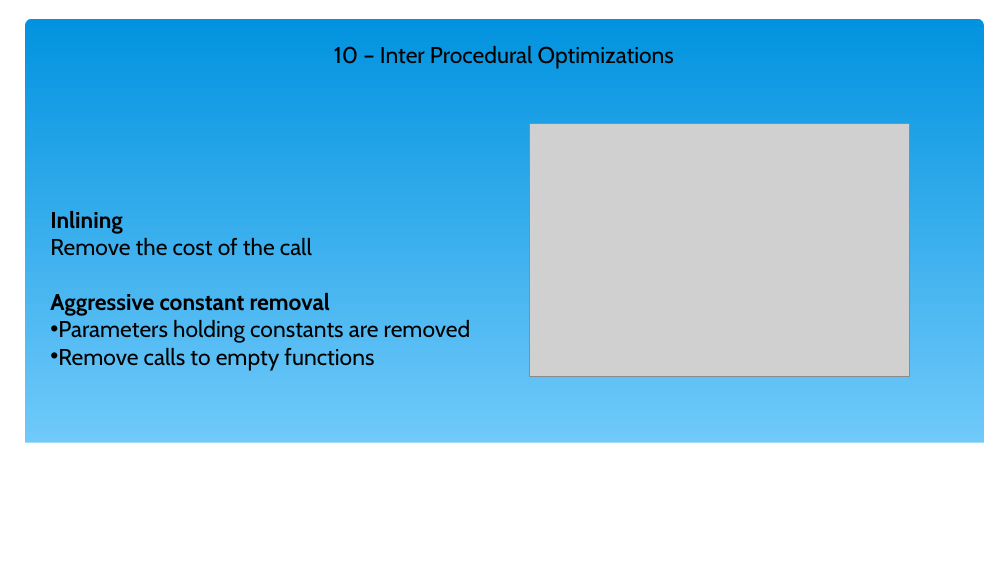
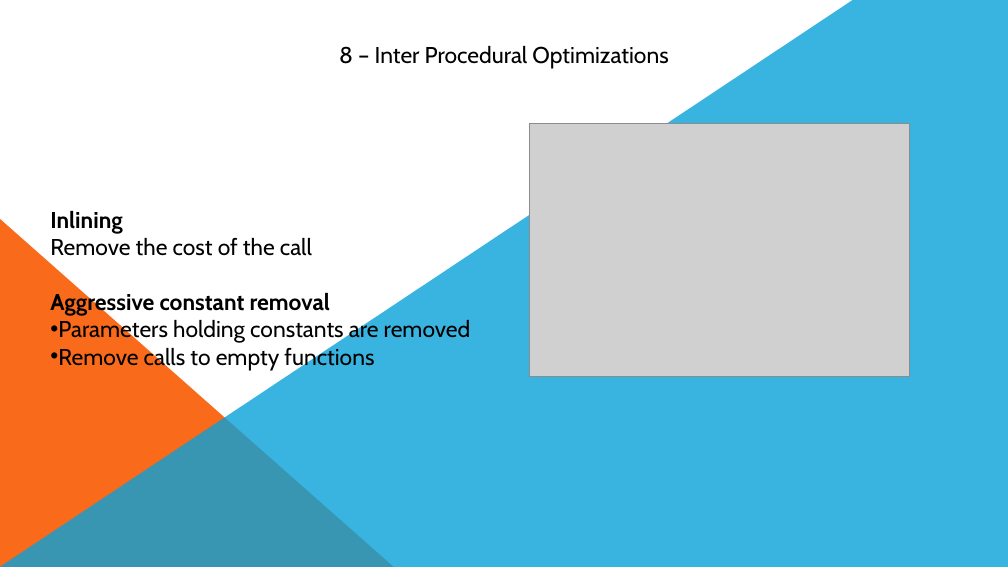
Before and after one commit to ciplogic/CodeRefractor, a slide deck: slide 10 of Documentation/Slides_final.pptx (slide 11 before the commit). Drawn at 1008x567 pixels with LibreOffice and Linux fonts; fonts in the diff are those of the drawing; grey boxes stand for pictures. Boxes give left, top, right and bottom in pixels: in the first picture for what was removed or moved away, otherwise in the second. Text is boxed around its words. In the diff, an @@ line names an element or a change of style, - is before the commit and + after.

```diff
--- a/Documentation/Slides_final.pptx
+++ b/Documentation/Slides_final.pptx
@@ freeform shape added at (0,0,1008,567), fill #08A1D9 at 80% opacity @@
@@ rounded rectangle removed at (26,19,984,223) @@
@@ rounded rectangle removed at (26,19,984,519) @@
@@ text at (339,46,668,69): text changed @@
-10 – Inter Procedural Optimizations
+8 – Inter Procedural Optimizations
@@ rectangle removed at (24,139,986,249) @@
@@ rectangle removed at (289,140,900,210) @@
@@ rectangle removed at (618,140,983,194) @@
@@ right triangle added at (0,219,394,567), fill #F96A1B @@
@@ rectangle removed at (24,443,986,552) @@
@@ rectangle removed at (668,455,985,514) @@
```
Also in this commit, not shown: 13 other slides changed, 3 other files.
